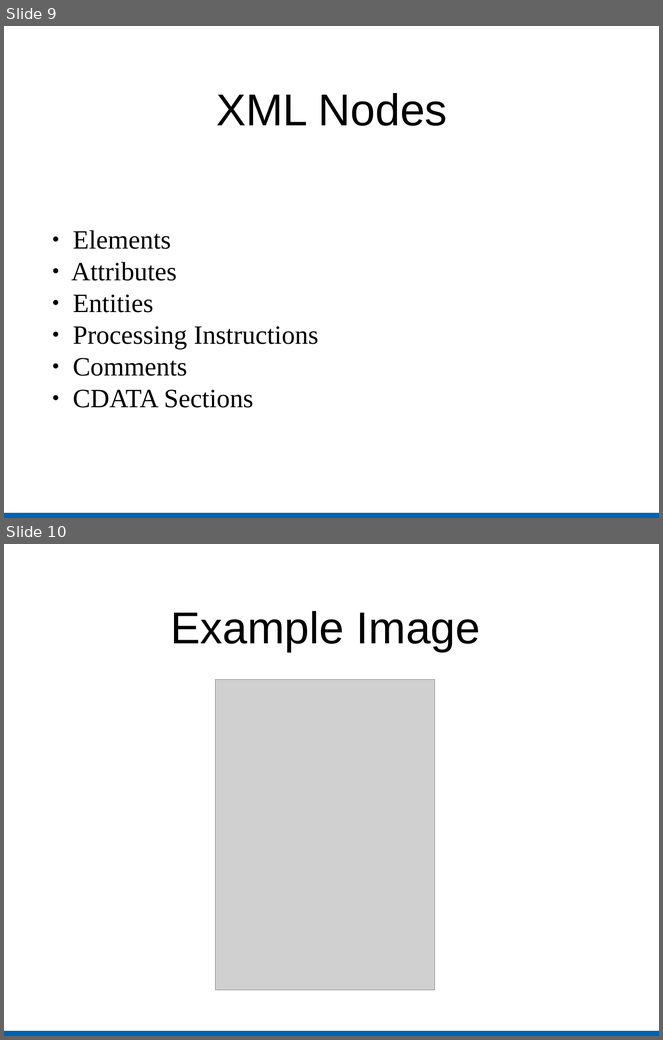
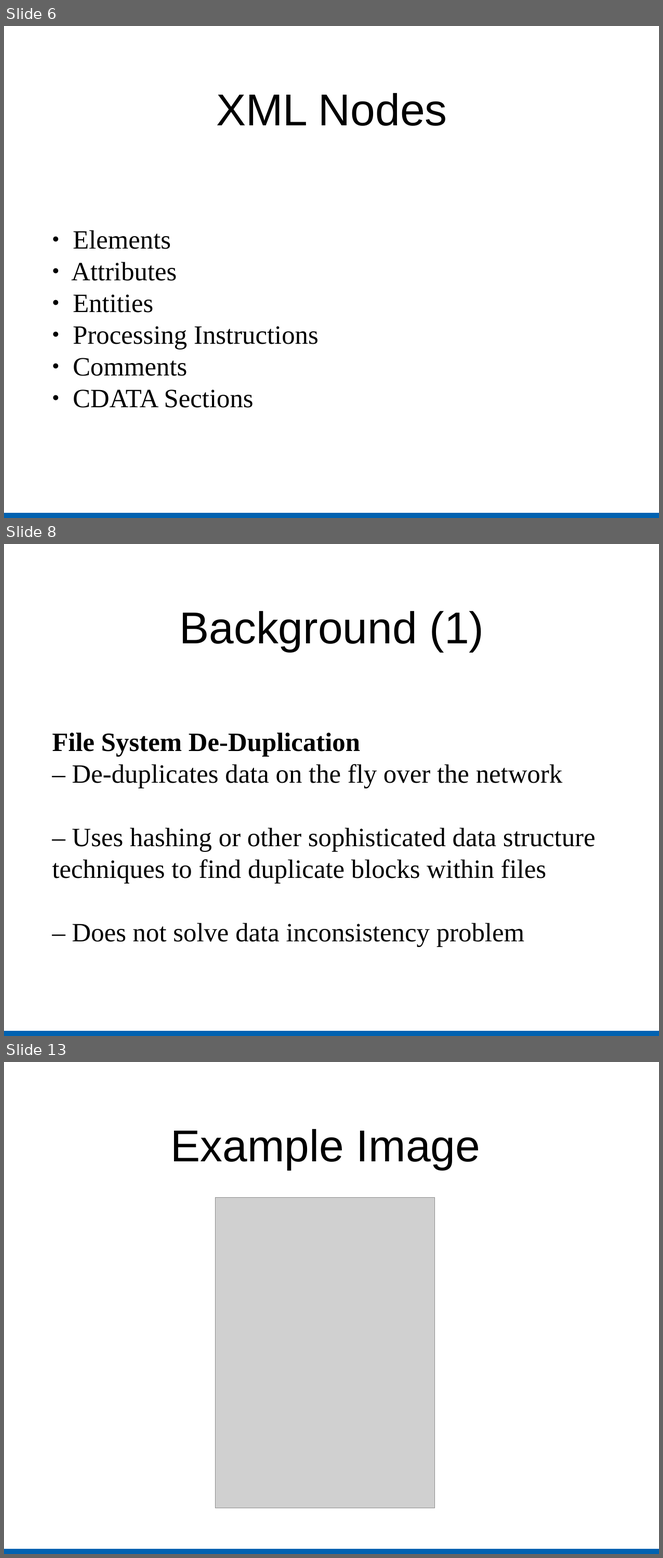
Before and after one commit to kratos12000/FastXMLDiff, a slide deck: Presentation/Slides.odp. Shown one above the other, each under a label of ours: slides 9 and 10 before the commit, slides 6, 8 and 13 after it; the slides between them are not shown. The pictures are 663x1040 and 663x1558 pixels, drawn with LibreOffice and Linux fonts; fonts in the diff are those of the drawing; grey boxes stand for pictures. Boxes give left, top, right and bottom in pixels: in the first picture for what was removed or moved away, otherwise in the second. Text is boxed around its words. In the diff, an @@ line names an element or a change of style, - is before the commit and + after.

```diff
--- a/Presentation/Slides.odp
+++ b/Presentation/Slides.odp
@@ slide 8 added at [4,544,659,1036], background #FFFFFF; not listed: 1 template element that a slide beside it also shows @@
@@ title added at [179,611,484,652], 54 pt, text #000000 @@
+Background (1)
@@ subtitle added at [52,732,596,946], 32 pt, text #000000 @@
+File System De-Duplication
+– De-duplicates data on the fly over the network
+– Uses hashing or other sophisticated data structure techniques to find duplicate blocks within files
+– Does not solve data inconsistency problem
@@ what was slide 9 is now slide 6 @@
@@ what was slide 10 is now slide 13 @@
```
Also in this commit, not shown: 1 slide changed, 10 other slides added, 8 slides removed.
